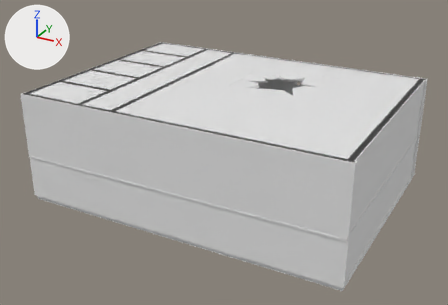
Two versions of the glTF model assets/models/levels/house/house.glb, one commit apart.
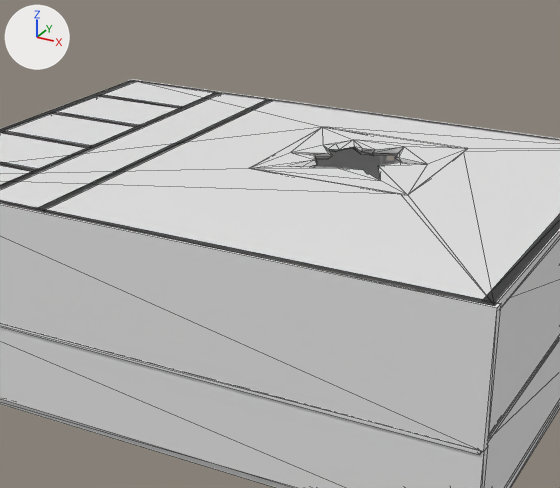
Each version appears first whole from a 50 mm lens placed at (29.8, -58.6, 33.0), pointed at (0.3, -4.9, 6.1), and next in a close-up on the part from 20% to 87% of the width and 0% to 85% of the height. Arrows for +X, +Y and +Z are at upper left; the lights stay in place. The close-ups show mesh edges as thin lines. Where no turn or scale is listed for an object, it has been applied to the vertices.
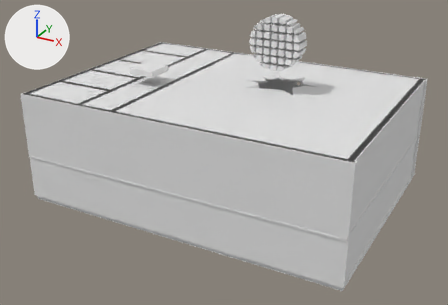
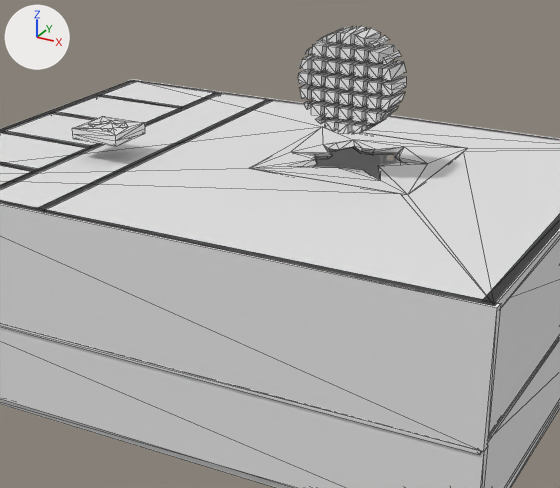
Boxes (x1, y1, x2, y2) around the edits, measured in the close-ups (560 x 488 px):
'windowboolmesh.001', added: after (298, 26, 406, 134)
'groundholdboolmesh.002', added: after (72, 116, 145, 146)

What the commit changed:
Mesh me_cube_017 is new.
It has 69 vertices, 172 faces and spans x -1.47..1.47, y -1.47..1.47, z -0.15..0.46.
Mesh me_cube_021 is new.
It has 402 vertices, 624 faces and spans x -2.68..2.69, y -1.0..1.0, z -2.69..2.69.
Object 'groundholdboolmesh.002' (ob_groundholdboolmesh_002) is new; it shows me_cube_017.
Its location is (-8.29, -6.02, 14.31).
Object 'windowboolmesh.001' (ob_windowboolmesh_001) is new; it shows me_cube_021.
Its location is (4.99, -2.33, 18.15).
